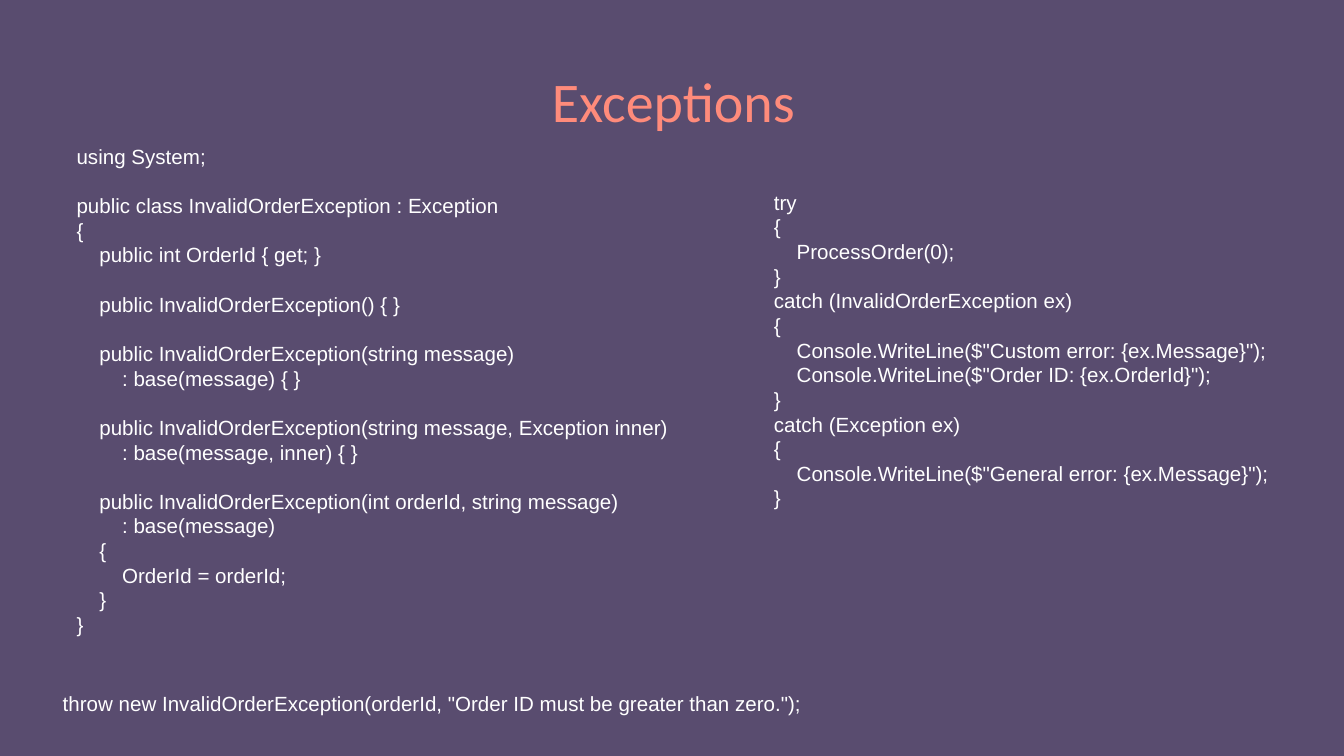
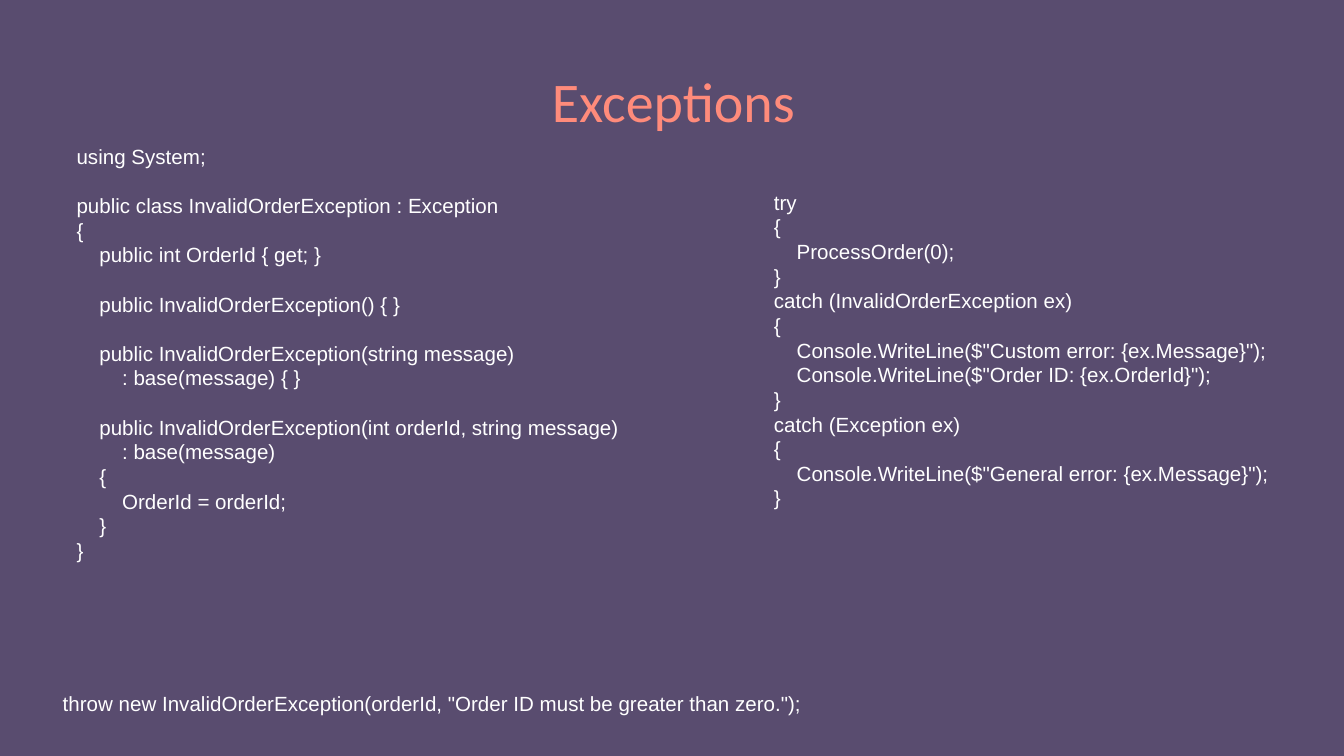
Before and after one commit to e-m-wilson/dotnet, a slide deck: slide 81 of Resources-Notes-Ppts/C#/001-dot-net-foundations.pptx. Drawn at 1344x756 pixels with LibreOffice and Linux fonts; fonts in the diff are those of the drawing. Boxes give left, top, right and bottom in pixels: in the first picture for what was removed or moved away, otherwise in the second. Text is boxed around its words. In the diff, an @@ line names an element or a change of style, - is before the commit and + after.

```diff
--- a/Resources-Notes-Ppts/C#/001-dot-net-foundations.pptx
+++ b/Resources-Notes-Ppts/C#/001-dot-net-foundations.pptx
@@ text at [99, 420, 668, 464]: paragraphs removed @@
-public InvalidOrderException(string message, Exception inner)
-: base(message, inner) { }
```
Also in this commit, not shown: 1 other slide changed, 21 other files.
